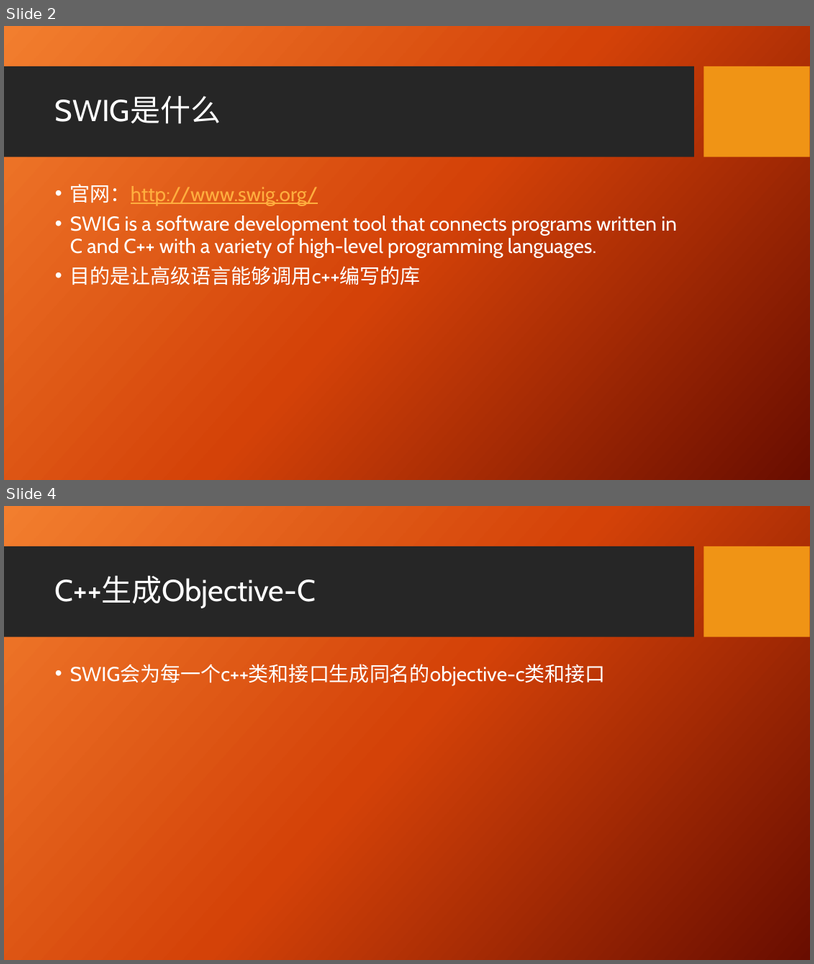
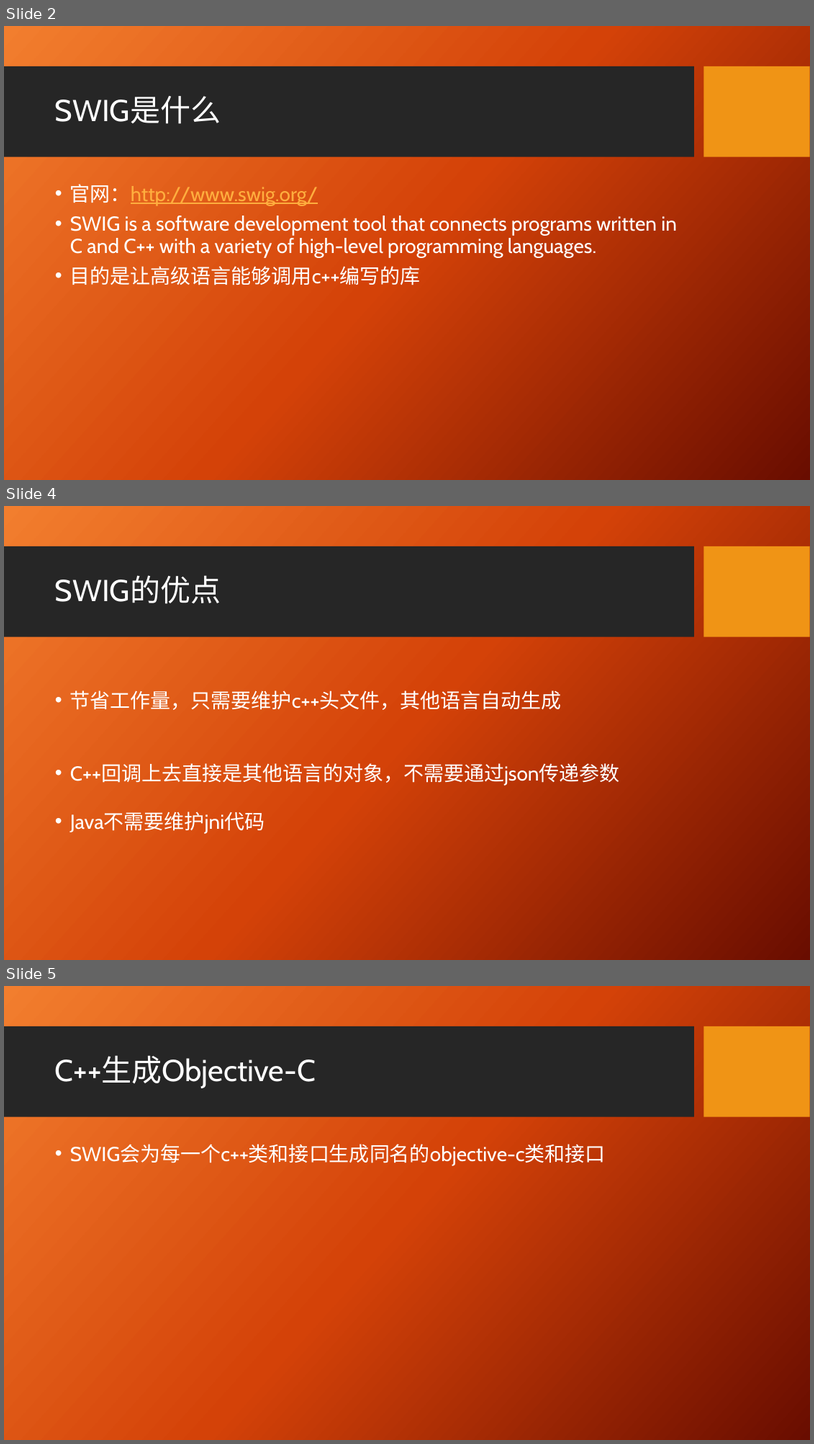
Before and after one commit to zhangpengyf/swig-demo, a slide deck: swig技术分享.pptx. Shown one above the other, each under a label of ours: slides 2 and 4 before the commit, slides 2, 4 and 5 after it; the slides between them are not shown. The pictures are 814x964 and 814x1444 pixels, drawn with LibreOffice and Linux fonts; fonts in the diff are those of the drawing; background and template pictures are left out. Boxes give left, top, right and bottom in pixels: in the first picture for what was removed or moved away, otherwise in the second. Text is boxed around its words. In the diff, an @@ line names an element or a change of style, - is before the commit and + after.

```diff
--- a/swig技术分享.pptx
+++ b/swig技术分享.pptx
@@ slide 4 added at box(4, 506, 810, 960), background picture (left out); not listed: 2 template elements that a slide beside it also shows @@
@@ title added at box(55, 576, 221, 604), 36 pt, text #FFFFFF @@
+SWIG的优点
@@ text added at box(70, 690, 620, 833), 24 pt, text #FFFFFF @@
+• 节省工作量，只需要维护c++头文件，其他语言自动生成
+• C++回调上去直接是其他语言的对象，不需要通过json传递参数
+• Java不需要维护jni代码
@@ what was slide 4 is now slide 5 @@
```
Also in this commit, not shown: 1 slide changed.
